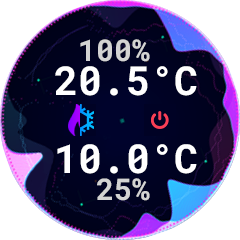
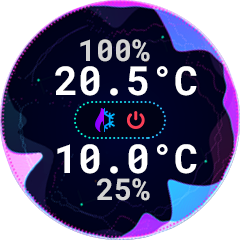
Layer changes from the first w=240, h=240 image to the second:
painted on "off" over bbox(120, 104, 169, 136)
painted on "heat copy" over bbox(64, 104, 104, 136)
renamed "cool copy" to "cool1 copy", painted on it over bbox(64, 104, 120, 136)
painted on "heat" over bbox(64, 104, 120, 136)
painted on "cool" over bbox(64, 104, 120, 136)
added layer "Rectangle arrondi 1" in group "bg" over bbox(73, 101, 167, 139)
painted on "Calque 6" over bbox(91, 105, 153, 139)
